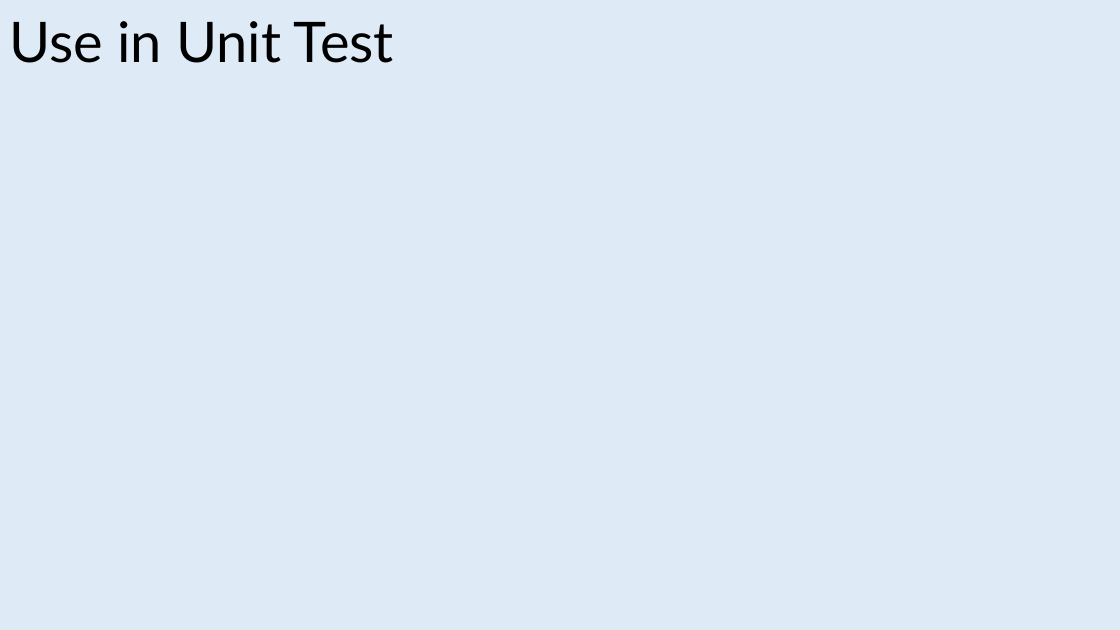
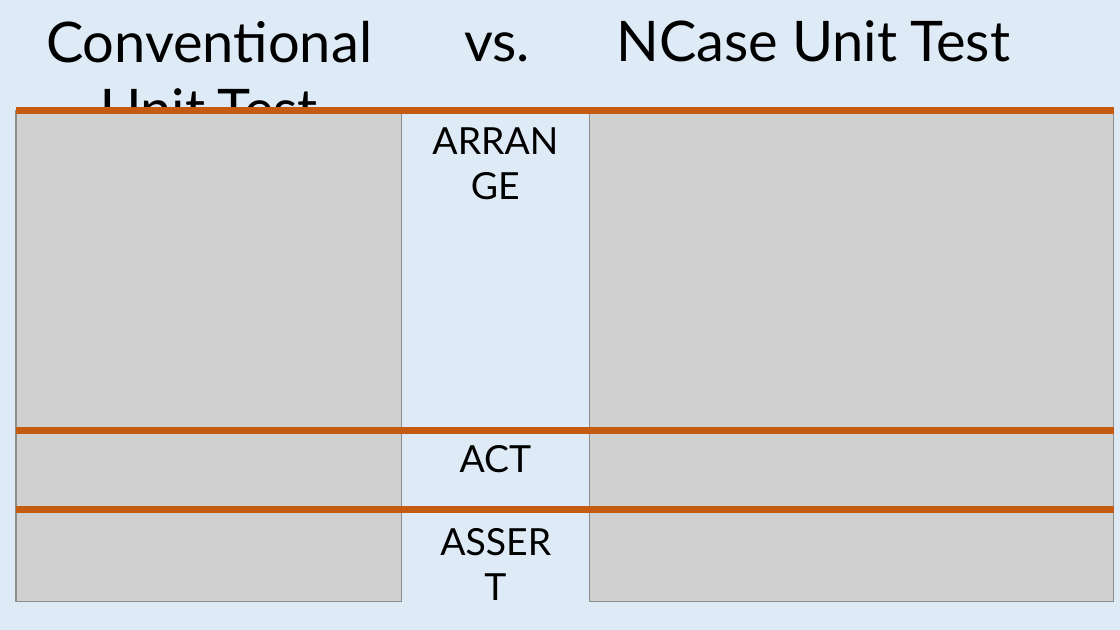
Before and after one commit to jeromerg/NCase, a slide deck: slide 12 of src/NCase.Doc/intern/ReadmeCaroussel.pptx. Drawn at 1120x630 pixels with LibreOffice and Linux fonts; fonts in the diff are those of the drawing; grey boxes stand for pictures. Boxes give left, top, right and bottom in pixels: in the first picture for what was removed or moved away, otherwise in the second. Text is boxed around its words. In the diff, an @@ line names an element or a change of style, - is before the commit and + after.

```diff
--- a/src/NCase.Doc/intern/ReadmeCaroussel.pptx
+++ b/src/NCase.Doc/intern/ReadmeCaroussel.pptx
@@ text at [46,20,372,114]: text changed @@
-Use in Unit Test
+Conventional Unit Test
@@ text added at [616,20,1010,62], 36 pt, text #000000 @@
+NCase Unit Test
@@ text added at [464,32,530,62], 36 pt, text #000000 @@
+vs.
@@ picture added at [16,110,401,600] @@
@@ line added from (16, 110) to (1113, 110), #C55A11 4.5 pt @@
@@ text added at [420,112,570,168], 24 pt, text #000000 @@
+ARRANGE
@@ picture added at [589,110,1113,600] @@
@@ line added from (16, 430) to (1113, 430), #C55A11 4.5 pt @@
@@ text added at [460,445,532,473], 24 pt, text #000000 @@
+ACT
@@ line added from (16, 510) to (1113, 510), #C55A11 4.5 pt @@
@@ text added at [420,513,570,569], 24 pt, text #000000 @@
+ASSERT
```
Also in this commit, not shown: 10 other slides changed, 20 other files.
